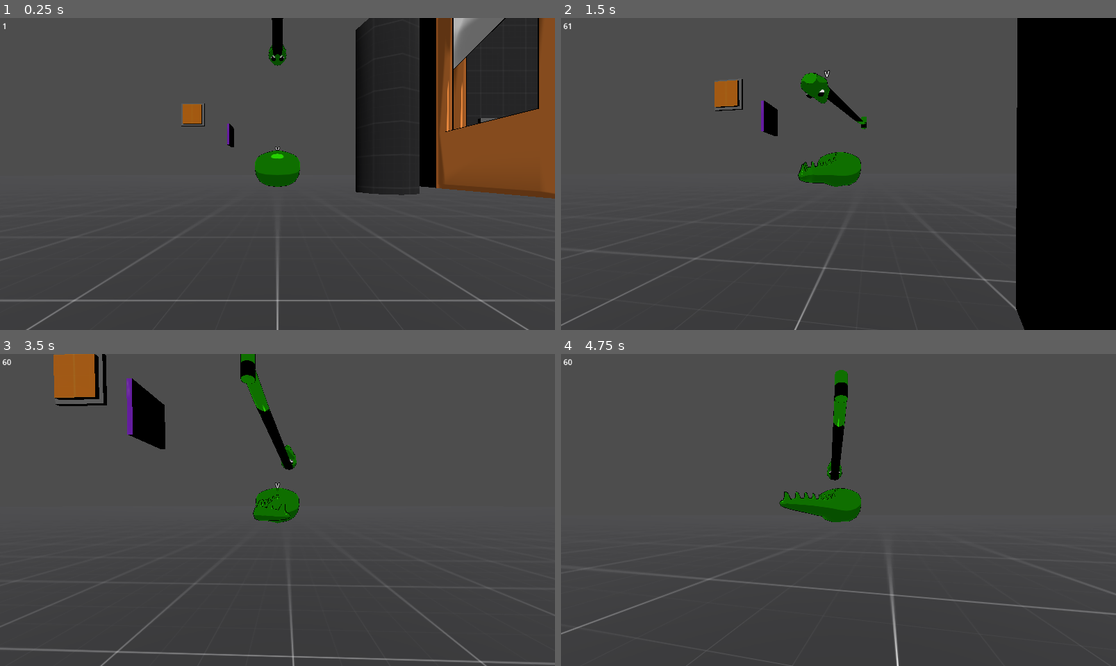
Above: before the commit, frames 1-4 (two rows, left to right).
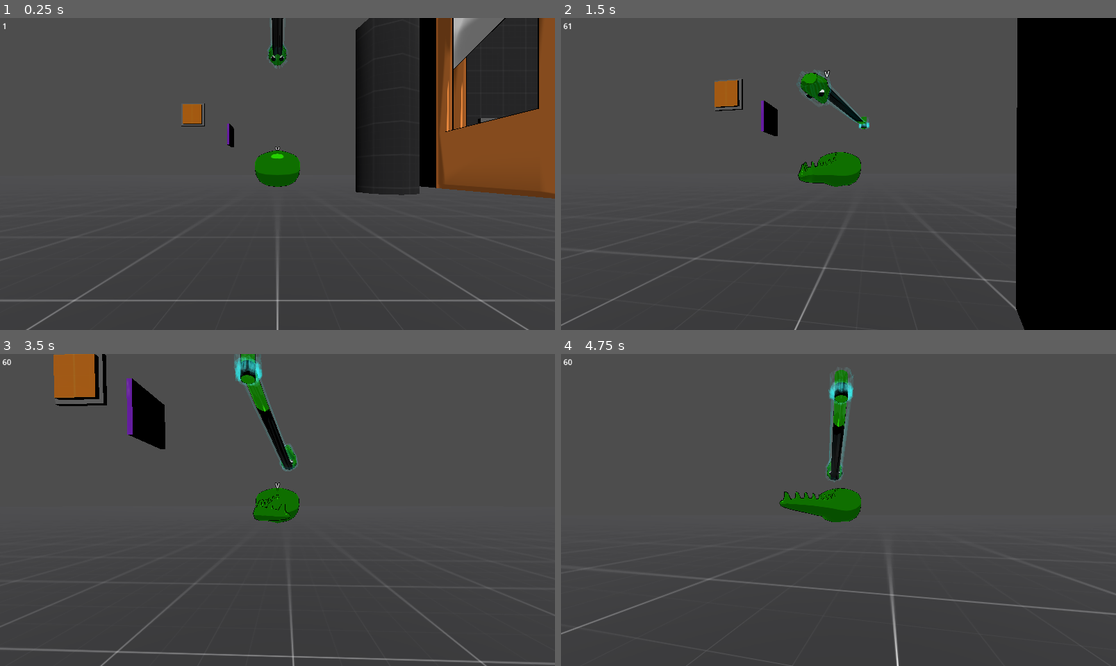
Above: after the commit, the same moments.

Repository: Norodix/Hydradynamic
Game: Godot game, scene res://Source/Environment/world.tscn
Same seed, same stepped clock (60 frames per second), same inputs: the game is played once before the commit and once after it.
Inputs (mouse positions are in pixels of both pictures, inside the frame that each line leads up to):
- Up to frame 1 (0.25 s): no input
- Up to frame 2 (1.5 s): tap Enter at 0.5 s; move the mouse to (866, 174) at 0.52 s; hold Ctrl (Sneak) 0.53-1.28 s; hold W (Forward) from 0.53 s (still down); move the mouse to (810, 174) at 1.27 s; tap Space (control_next) at 1.35 s
- Up to frame 3 (3.5 s): keep holding W (Forward); move the mouse to (288, 503) at 2.02 s; tap 0 at 2.1 s; move the mouse to (271, 516) at 2.77 s; tap 9 at 2.85 s
- Up to frame 4 (4.75 s): keep holding W (Forward); move the mouse to (877, 513) at 3.52 s; hold Ctrl (Sneak) 3.53-4.28 s; move the mouse to (794, 506) at 4.27 s; tap Space (control_next) at 4.35 s

The runs differ from the first frame. In frame 1, less than 0.1% of the frame differs, in the area x 48-52%, y 0-17%; in frame 2, 0.2%; in frame 3, 0.5%; in frame 4, 0.6%, in the area x 47-53%, y 4-42%.

Commit message:
Add neck power switch

Diff:
--- a/Source/Characters/hydra_head.gd
+++ b/Source/Characters/hydra_head.gd
@@ -40,6 +40,10 @@
 #		#$Neck_Target.scale
 #		pass
 
+	var seed : int = round((Engine.get_physics_frames() / 50))
+	var testpower = bool(rand_from_seed(seed)[0] % 2)
+	power(testpower)
+
 
 func get_bone_children_recursive(skeleton : Skeleton3D, root_index : int):
 	var bones = skeleton.get_bone_children(root_index)
@@ -63,3 +67,10 @@
 	self.rest_position.x = randf_range(-dist, dist)
 	self.rest_position.y = randf_range(-dist, dist)
 	self.rest_position.z = randf_range(-dist, dist)
+
+func power(power : bool = true):
+	var mat : Material = $Head_Armature/Skeleton3D/Head.get_surface_override_material(0)
+	var electricity_pass = mat.next_pass.next_pass
+	print("Setting: ", power)
+	electricity_pass.set_shader_parameter("Shock_Bool", power)
+	print("Getting: ", electricity_pass.get_shader_parameter("Shock_Bool"))
--- a/Source/Materials/Shock_Shader.tres
+++ b/Source/Materials/Shock_Shader.tres
@@ -18,7 +18,6 @@
 
 [sub_resource type="VisualShaderNodeBooleanParameter" id="VisualShaderNodeBooleanParameter_u0254"]
 parameter_name = "Shock_Bool"
-qualifier = 2
 default_value_enabled = true
 
 [sub_resource type="VisualShaderNodeSwitch" id="VisualShaderNodeSwitch_cg3li"]
@@ -91,7 +90,7 @@
 render_mode cull_disabled;
 
 uniform sampler2D tex_vtx_2;
-instance uniform bool Shock_Bool = false;
+uniform bool Shock_Bool = false;
 uniform sampler2D tex_frg_6;
 
 
